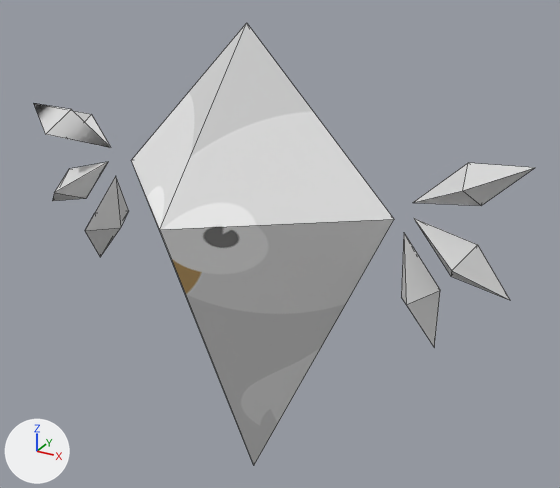
An edit to the FBX model Snoozing Away Unity/Snoozing Away Unity/Assets/Models/eule-ani.fbx, drawn before and after from the same camera.
Rendered twice from a 50 mm camera at (0.268, -0.436, 0.18) aimed at (0.017, 0.02, -0.048). The axes (+X, +Y, +Z) are drawn at lower left. The lights are the same throughout. Mesh edges are drawn as thin lines. Where no turn or scale is listed for an object, it has been applied to the vertices. Vertices at the same position are counted once.

Script lines for the objects in view, before the commit:
```python
ob_body = bpy.data.objects.new('Body', me_mesh_006)
ob_body.location = (0.0035, 0.0, 0.0006)
ob_lwing1 = bpy.data.objects.new('lWing1', me_mesh_002)
ob_lwing1.location = (-0.1266, -0.0008, -0.0393)
ob_lwing2 = bpy.data.objects.new('lWing2', me_mesh_001)
ob_lwing2.location = (-0.1482, -0.0003, -0.0161)
ob_lwing3 = bpy.data.objects.new('lWing3', me_mesh)
ob_lwing3.location = (-0.1477, 0.0004, 0.0227)
ob_rwing1 = bpy.data.objects.new('rWing1', me_mesh_005)
ob_rwing1.location = (0.1498, 0.0033, 0.0209)
ob_rwing2 = bpy.data.objects.new('rWing2', me_mesh_004)
ob_rwing2.location = (0.1485, -0.0028, -0.0167)
ob_rwing3 = bpy.data.objects.new('rWing3', me_mesh_003)
ob_rwing3.location = (0.128, -0.0063, -0.0384)
```
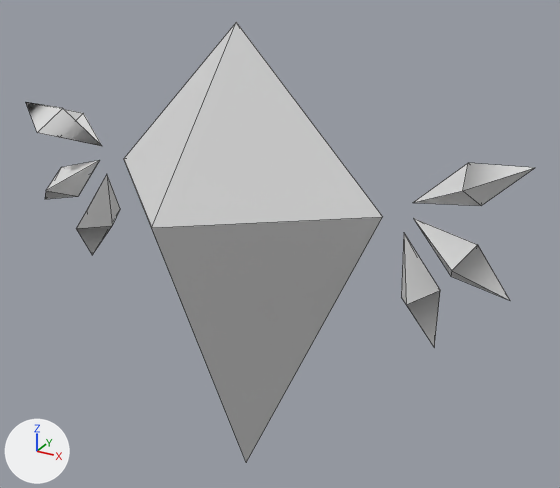
The newer file is also rescaled (x2.304), turned or shifted as a whole; pictures and numbers use the older file's frame.

Location of each change, (x1, y1, x2, y2) in pixels of the pictures (560 x 488 px):
```json
{"object": "Body", "change": "mesh turned", "before": [131, 23, 394, 465], "after": [124, 22, 383, 462]}
{"object": "lWing1", "change": "mesh moved", "before": [85, 176, 129, 257], "after": [76, 175, 120, 255]}
{"object": "lWing3", "change": "mesh moved", "before": [34, 103, 111, 148], "after": [26, 102, 102, 146]}
{"object": "lWing2", "change": "mesh moved", "before": [52, 162, 108, 201], "after": [45, 160, 100, 199]}
```

The change, as JSON lines over the scene's bpy script:
```json
{"block": "me_mesh_005", "where": "me_mesh_005.from_pydata(...)  # 8 vertices, 8 faces; spans x -0.0285..0.041, y -0.0249..0.0268, z -0.0112..0.0211"}
{"block": "me_mesh_005", "where": "# used by ob_rwing1; location = (0.1498, 0.0033, 0.0209)"}
{"block": "me_mesh_005", "change": "me_mesh_005 part 3: its shading normals changed"}
{"block": "me_mesh_003", "where": "# used by ob_rwing3; location = (0.128, -0.0063, -0.0384)"}
{"op": "remove", "block": "me_mesh_003", "code": "me_mesh_003.from_pydata(...)  # 8 vertices, 8 faces; spans x -0.0101..0.0196, y -0.0272..0.0245, z -0.0413..0.0286"}
{"op": "add", "block": "me_mesh_003", "code": "me_mesh_003.from_pydata(...)  # 8 vertices, 8 faces; spans x -0.0101..0.0196, y -0.0273..0.0244, z -0.0413..0.0285"}
{"block": "me_mesh_003", "change": "me_mesh_003 part 5: its shading normals changed"}
{"block": "me_mesh_004", "where": "# used by ob_rwing2; location = (0.1485, -0.0028, -0.0167)"}
{"op": "remove", "block": "me_mesh_004", "code": "me_mesh_004.from_pydata(...)  # 8 vertices, 8 faces; spans x -0.0254..0.0408, y -0.0264..0.0253, z -0.0214..0.0169"}
{"op": "add", "block": "me_mesh_004", "code": "me_mesh_004.from_pydata(...)  # 8 vertices, 8 faces; spans x -0.0254..0.0408, y -0.0264..0.0253, z -0.0215..0.0168"}
{"block": "me_mesh_004", "change": "me_mesh_004 part 1: its shading normals changed"}
{"block": "me_mesh_001", "where": "me_mesh_001.from_pydata(...)  # 8 vertices, 8 faces; spans x -0.0371..0.0264, y -0.0263..0.0261, z -0.0275..0.0156"}
{"block": "me_mesh_001", "where": "# used by ob_lwing2; location = (-0.1482, -0.0003, -0.0161)"}
{"block": "me_mesh_001", "change": "me_mesh_001 part 7: the whole mesh is moved by (-0.0087, 0.0002, 0.0)"}
{"block": "me_mesh_002", "where": "me_mesh_002.from_pydata(...)  # 8 vertices, 8 faces; spans x -0.0136..0.012, y -0.0264..0.026, z -0.0447..0.0286"}
{"block": "me_mesh_002", "where": "# used by ob_lwing1; location = (-0.1266, -0.0008, -0.0393)"}
{"block": "me_mesh_002", "change": "me_mesh_002 part 6: the whole mesh is moved by (-0.0087, 0.0002, 0.0)"}
{"block": "me_mesh", "where": "me_mesh.from_pydata(...)  # 6 vertices, 4 faces; spans x -0.0439..0.0279, y -0.0264..0.0258, z -0.0125..0.0144"}
{"block": "me_mesh", "where": "# used by ob_lwing3; location = (-0.1477, 0.0004, 0.0227)"}
{"block": "me_mesh", "change": "me_mesh part 4: the whole mesh is moved by (-0.0087, 0.0002, 0.0)"}
{"block": "me_mesh_006", "where": "me_mesh_006.from_pydata(...)  # 8 vertices, 8 faces; spans x -0.11..0.11, y -0.092..0.092, z -0.241..0.11"}
{"block": "me_mesh_006", "where": "# used by ob_body; location = (0.0035, 0.0, 0.0006)"}
{"block": "me_mesh_006", "change": "me_mesh_006 part 2: the whole mesh is turned -180 degrees about the z axis through its middle, then moved by (-0.008, 0.0, 0.0)"}
```
